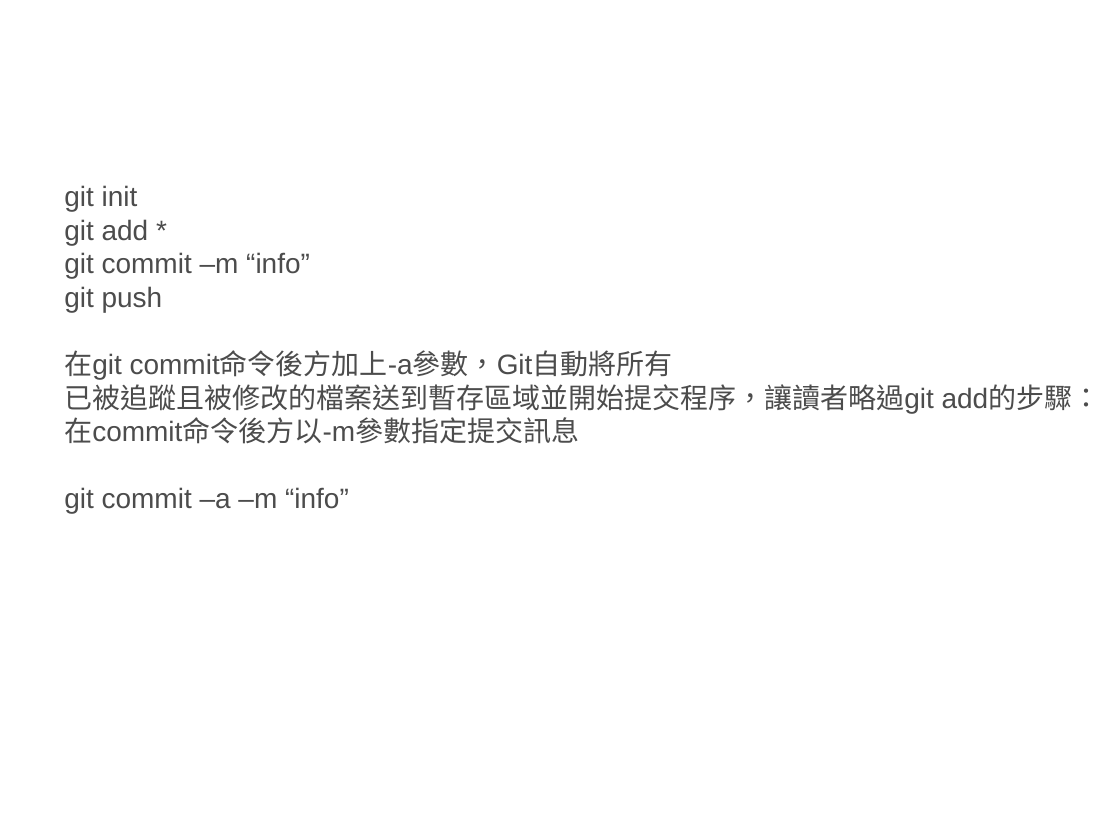
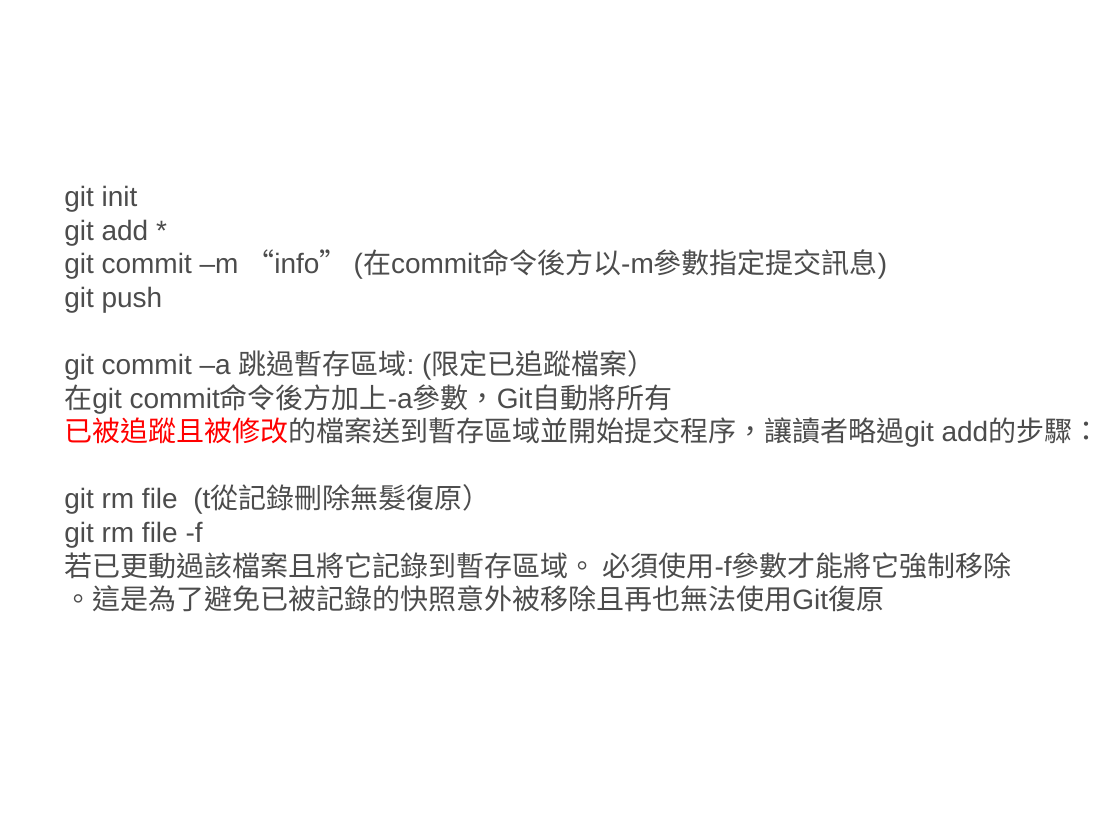
Before and after one commit to rai1872/xsync, a slide deck: slide 14 of 版本控制.pptx. Drawn at 1120x840 pixels with LibreOffice and Linux fonts; fonts in the diff are those of the drawing. Boxes give left, top, right and bottom in pixels: in the first picture for what was removed or moved away, otherwise in the second. Text is boxed around its words. In the diff, an @@ line names an element or a change of style, - is before the commit and + after.

Commit message:
info

```diff
--- a/版本控制.pptx
+++ b/版本控制.pptx
@@ text at bbox=[64, 249, 887, 278]: text changed @@
-git commit –m “info”
+git commit –m “info” (在commit命令後方以-m參數指定提交訊息)
@@ text at bbox=[64, 350, 655, 379]: paragraph added @@
+git commit –a 跳過暫存區域: (限定已追蹤檔案）
@@ text at bbox=[64, 413, 1101, 447]: text colour #4C4C4C to #FF0000 in "已被追蹤且被修改的檔案送到暫存區域並開始提交程序，讓讀者略過git" @@
@@ text at bbox=[64, 487, 1012, 612]: text changed @@
-在commit命令後方以-m參數指定提交訊息
-git commit –a –m “info”
+git rm file (t從記錄刪除無髮復原）
+git rm file -f
+若已更動過該檔案且將它記錄到暫存區域。 必須使用-f參數才能將它強制移除
+。這是為了避免已被記錄的快照意外被移除且再也無法使用Git復原
```
Also in this commit, not shown: 1 other file.
